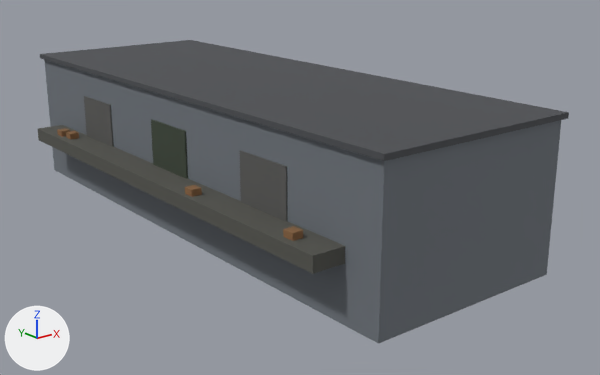
The Blender file models/goroda/depot.blend: old version first, new version second.
Rendered twice from a 50 mm camera at (-21.4, -53.8, 18.9) aimed at (18.7, -3.7, -1.2). Lighting does not change. The marker at lower left points along +X, +Y and +Z. The older version comes first.

The scene before the commit, as lines of its bpy script (objects in view):
```python
ob_00__6f757c = bpy.data.objects.new('00_#6f757c', me_00__6f757c)
ob_00__6f757c.location = (0.0, 0.0, 0.0)
ob_01__4c4e52_noshadow = bpy.data.objects.new('01_#4c4e52_noshadow', me_01__4c4e52_noshadow)
ob_01__4c4e52_noshadow.location = (0.0, 0.0, 0.0)
ob_02__55554f = bpy.data.objects.new('02_#55554f', me_02__55554f)
ob_02__55554f.location = (0.0, 0.0, 0.0)
ob_03__5a5a58_noshadow = bpy.data.objects.new('03_#5a5a58_noshadow', me_03__5a5a58_noshadow)
ob_03__5a5a58_noshadow.location = (0.0, 0.0, 0.0)
ob_04__3c4638_noshadow = bpy.data.objects.new('04_#3c4638_noshadow', me_04__3c4638_noshadow)
ob_04__3c4638_noshadow.location = (0.0, 0.0, 0.0)
ob_05__8a6440_r320 = bpy.data.objects.new('05_#8a6440_r320', me_05__8a6440_r320)
ob_05__8a6440_r320.location = (0.0, 0.0, 0.0)
```
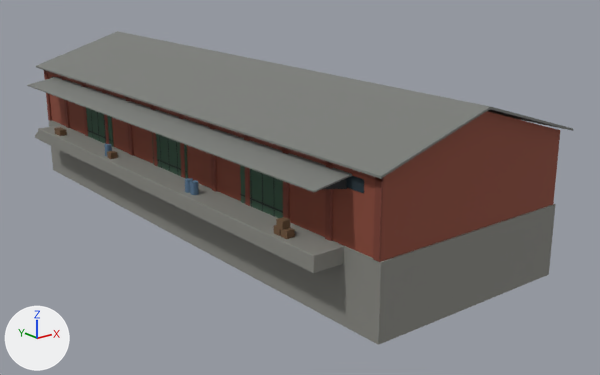
What differs and where, as boxes [x1, y1, x2, y2] in the pictures (600 x 375 px):
'00_#6f757c', deleted
    before: [44, 60, 561, 344]
'02_#7a7c78', added
    after: [27, 31, 573, 192]
'00_#85857f', added
    after: [35, 120, 556, 345]
'01_#4c4e52_noshadow', deleted
    before: [40, 40, 569, 161]
'01_#8a4a3a', added (brown)
    after: [48, 73, 560, 261]
'02_#55554f', deleted
    before: [38, 125, 345, 274]
'03_#7a4034_r320', added
    after: [44, 70, 384, 262]
'04_#3c4638_noshadow', deleted
    before: [151, 119, 188, 179]
'05_#8a6440_r320', deleted
    before: [57, 128, 303, 241]
'08_#6a5038_r320', added
    after: [54, 127, 295, 239]
'05_#2a2c30_r320', added
    after: [88, 112, 347, 217]
'09_#55708a_r320', added
    after: [104, 144, 199, 195]
'04_#26343c_noshadow_r320', added
    after: [52, 76, 364, 193]

The change, as a list of edits to the scene's bpy script:
```text
Remove ob_00__6f757c:
    ob_00__6f757c = bpy.data.objects.new('00_#6f757c', me_00__6f757c)
Remove ob_01__4c4e52_noshadow:
    ob_01__4c4e52_noshadow = bpy.data.objects.new('01_#4c4e52_noshadow', me_01__4c4e52_noshadow)
Remove ob_02__55554f:
    ob_02__55554f = bpy.data.objects.new('02_#55554f', me_02__55554f)
Remove ob_04__3c4638_noshadow:
    ob_04__3c4638_noshadow = bpy.data.objects.new('04_#3c4638_noshadow', me_04__3c4638_noshadow)
Remove ob_05__8a6440_r320:
    ob_05__8a6440_r320 = bpy.data.objects.new('05_#8a6440_r320', me_05__8a6440_r320)
Add ob_09__55708a_r320:
    ob_09__55708a_r320 = bpy.data.objects.new('09_#55708a_r320', me_09__55708a)  # 120 vertices, 108 faces; spans x 7.11..7.69, y -6.28..7.48, z 1.1..2.0; in mat_55708a (blue #54718b)
    ob_09__55708a_r320.location = (0.0, 0.0, 0.0)
Add ob_08__6a5038_r320:
    ob_08__6a5038_r320 = bpy.data.objects.new('08_#6a5038_r320', me_08__6a5038)  # a box spanning x 7.0..7.6, y -17.0..-16.4, z 1.1..1.6; a box spanning x 7.0..7.6, y -16.3..-15.7, z 1.1..1.6; a box spanning x 7.0..7.6, y -16.6..-16.0, z 1.6..2.1; a box spanning x 7.0..7.6, y 6.0..6.6, z 1.1..1.6; a box spanning x 7.0..7.6, y 16.5..17.1, z 1.1..1.6; a box spanning x 7.0..7.6, y 15.9..16.5, z 1.1..1.6; in mat_6a5038 (brown #6a4f35)
    ob_08__6a5038_r320.location = (0.0, 0.0, 0.0)
Add ob_05__2a2c30_r320:
    ob_05__2a2c30_r320 = bpy.data.objects.new('05_#2a2c30_r320', me_05__2a2c30)  # 174 vertices, 252 faces; spans x 6.5..9.0, y -20.0..20.1, z 1.1..5.4; in mat_2a2c30 (black #25282c)
    ob_05__2a2c30_r320.location = (0.0, 0.0, 0.0)
Add ob_04__26343c_noshadow_r320:
    ob_04__26343c_noshadow_r320 = bpy.data.objects.new('04_#26343c_noshadow_r320', me_04__26343c)  # 64 vertices, 96 faces; spans x 9.0, y -21.5..21.5, z 4.7..5.5; in mat_26343c (dark blue #213139)
    ob_04__26343c_noshadow_r320.location = (0.0, 0.0, 0.0)
Add ob_03__7a4034_r320:
    ob_03__7a4034_r320 = bpy.data.objects.new('03_#7a4034_r320', me_03__7a4034)  # 104 vertices, 156 faces; spans x 8.8..9.0, y -23.0..23.0, z 1.1..6.2; in mat_7a4034 (dark red #7b3e31)
    ob_03__7a4034_r320.location = (0.0, 0.0, 0.0)
Add ob_02__7a7c78:
    ob_02__7a7c78 = bpy.data.objects.new('02_#7a7c78', me_02__7a7c78)  # 24 vertices, 36 faces; spans x 6.2..25.7, y -23.5..23.5, z 5.0..8.9; in mat_7a7c78 (grey #7b7d79)
    ob_02__7a7c78.location = (0.0, 0.0, 0.0)
Add ob_01__8a4a3a:
    ob_01__8a4a3a = bpy.data.objects.new('01_#8a4a3a', me_01__8a4a3a)  # 20 vertices, 28 faces; spans x 9.0..25.0, y -23.0..23.0, z 1.1..8.6; in mat_8a4a3a (brown #8b4937)
    ob_01__8a4a3a.location = (0.0, 0.0, 0.0)
Add ob_00__85857f:
    ob_00__85857f = bpy.data.objects.new('00_#85857f', me_00__85857f)  # 64 vertices, 104 faces; spans x 6.6..25.1, y -23.1..23.1, z -4.0..1.1; in mat_85857f (grey #868680)
    ob_00__85857f.location = (0.0, 0.0, 0.0)
```
